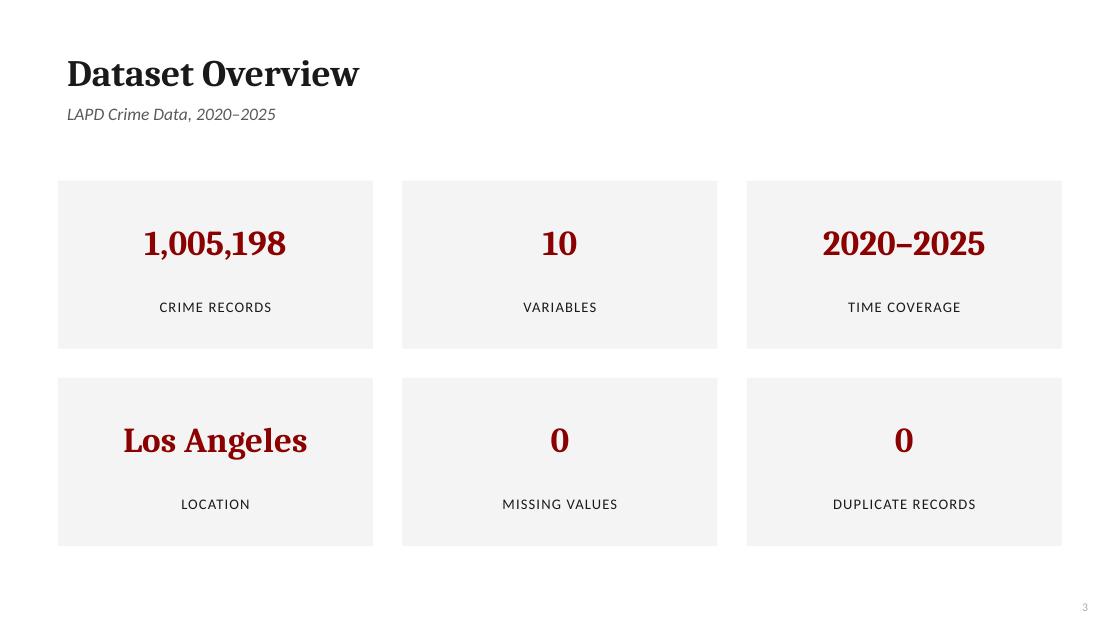
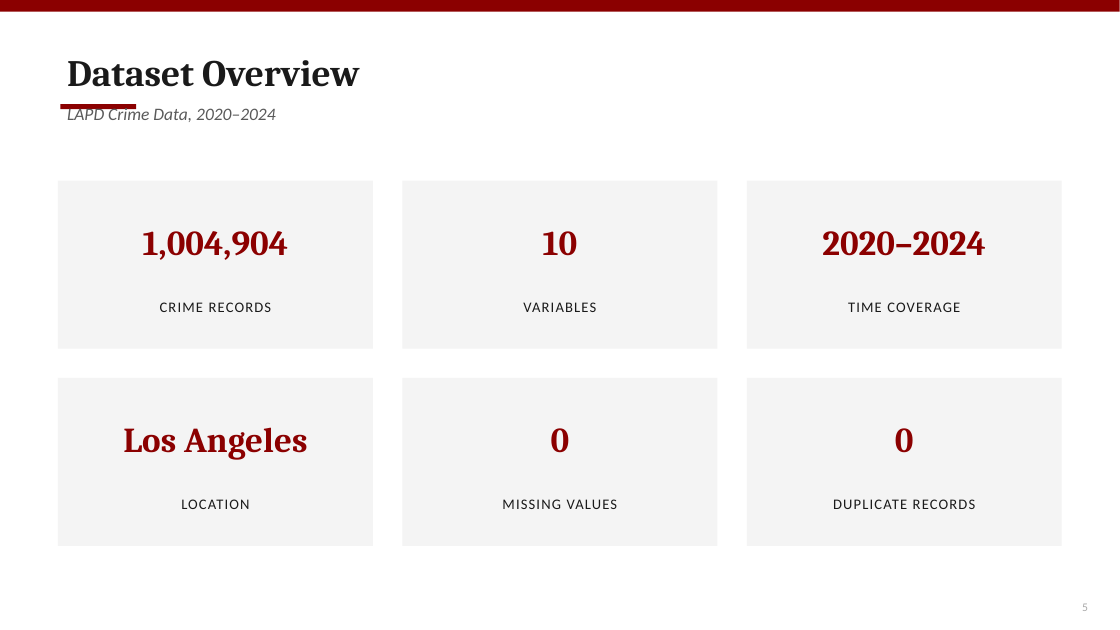
Before and after one commit to fatimaawachi/Analyzing-Crimes-in-LA-2020-2025-, a slide deck: slide 5 of Fatima_awachi_EDA_Project_Presentation.pptx (slide 3 before the commit). Drawn at 1120x630 pixels with LibreOffice and Linux fonts; fonts in the diff are those of the drawing. Boxes give left, top, right and bottom in pixels: in the first picture for what was removed or moved away, otherwise in the second. Text is boxed around its words. In the diff, an @@ line names an element or a change of style, - is before the commit and + after.

```diff
--- a/Fatima_awachi_EDA_Project_Presentation.pptx
+++ b/Fatima_awachi_EDA_Project_Presentation.pptx
@@ rectangle added at box(0, 0, 1120, 12), fill #8B0000 @@
@@ rectangle added at box(60, 104, 136, 109), fill #8B0000 @@
@@ text at box(67, 106, 276, 122): text changed @@
-LAPD Crime Data, 2020–2025
+LAPD Crime Data, 2020–2024
@@ text at box(143, 231, 289, 260): text changed @@
-1,005,198
+1,004,904
@@ text at box(822, 231, 986, 256): text changed @@
-2020–2025
+2020–2024
```
Also in this commit, not shown: 9 other slides changed, 5 slides added, 6 slides removed, 2 other files.
